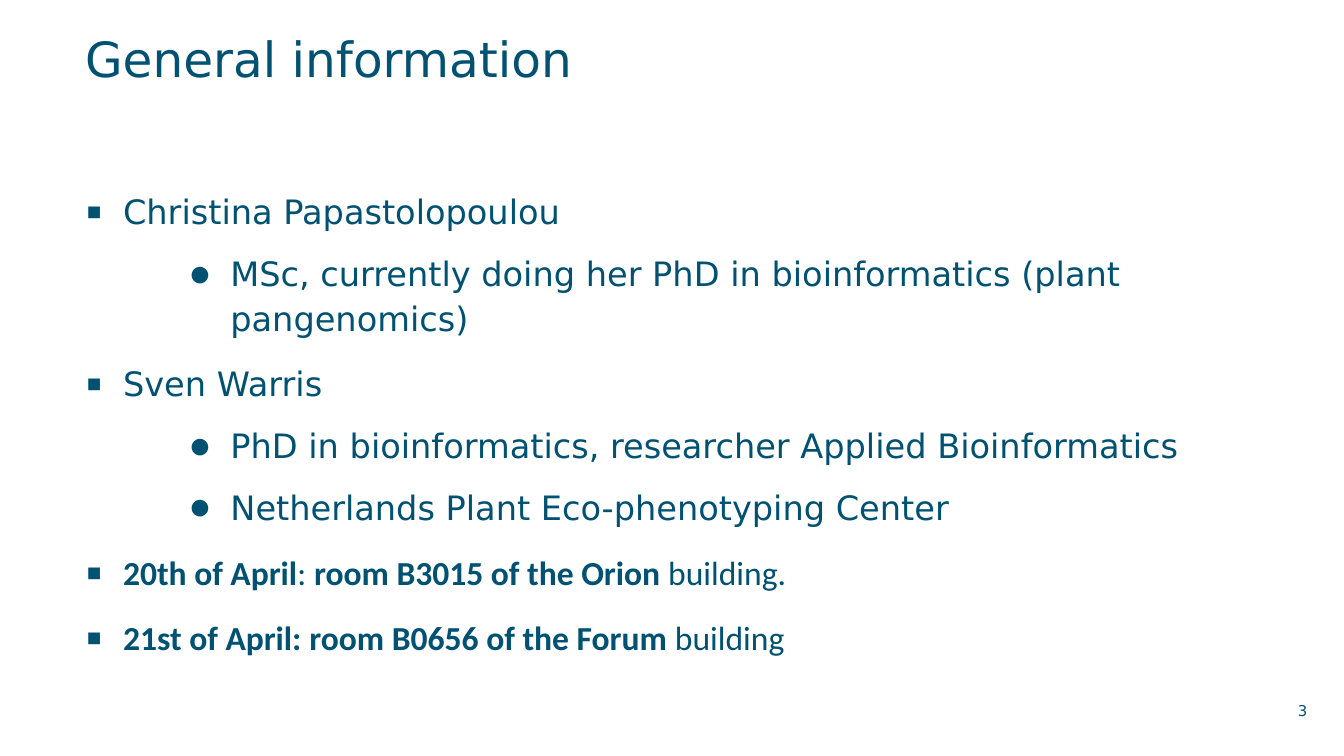
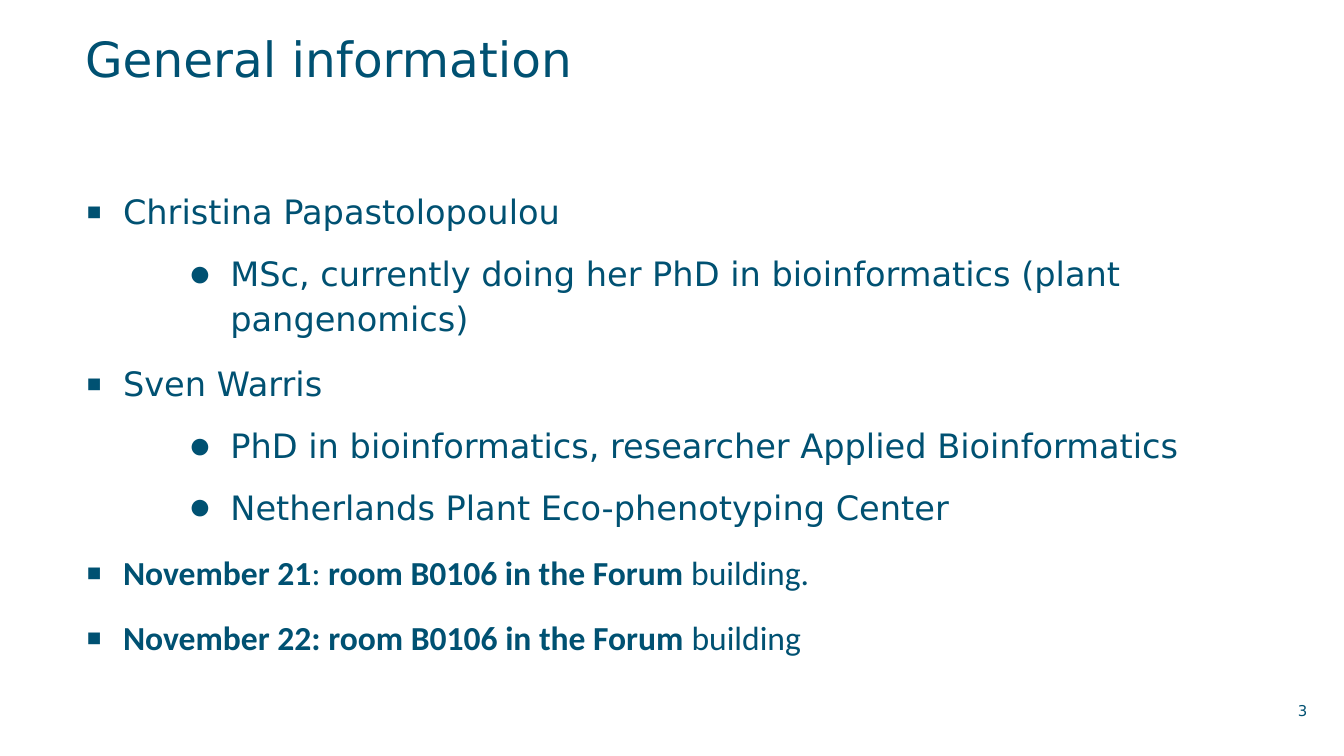
Before and after one commit to swarris/2024-11-21-long-reads, a slide deck: slide 3 of fig/LongReadAssembly.pptx. Drawn at 1344x756 pixels with LibreOffice and Linux fonts; fonts in the diff are those of the drawing; background and template pictures are left out. Boxes give left, top, right and bottom in pixels: in the first picture for what was removed or moved away, otherwise in the second. Text is boxed around its words. In the diff, an @@ line names an element or a change of style, - is before the commit and + after.

Commit message:
Updated presentation

```diff
--- a/fig/LongReadAssembly.pptx
+++ b/fig/LongReadAssembly.pptx
@@ text at [123, 561, 809, 651]: text changed @@
-▪ 20th of April: room B3015 of the Orion building.
-▪ 21st of April: room B0656 of the Forum building
+▪ November 21: room B0106 in the Forum building.
+▪ November 22: room B0106 in the Forum building
```
Also in this commit, not shown: 1 other slide changed, 1 other file.
